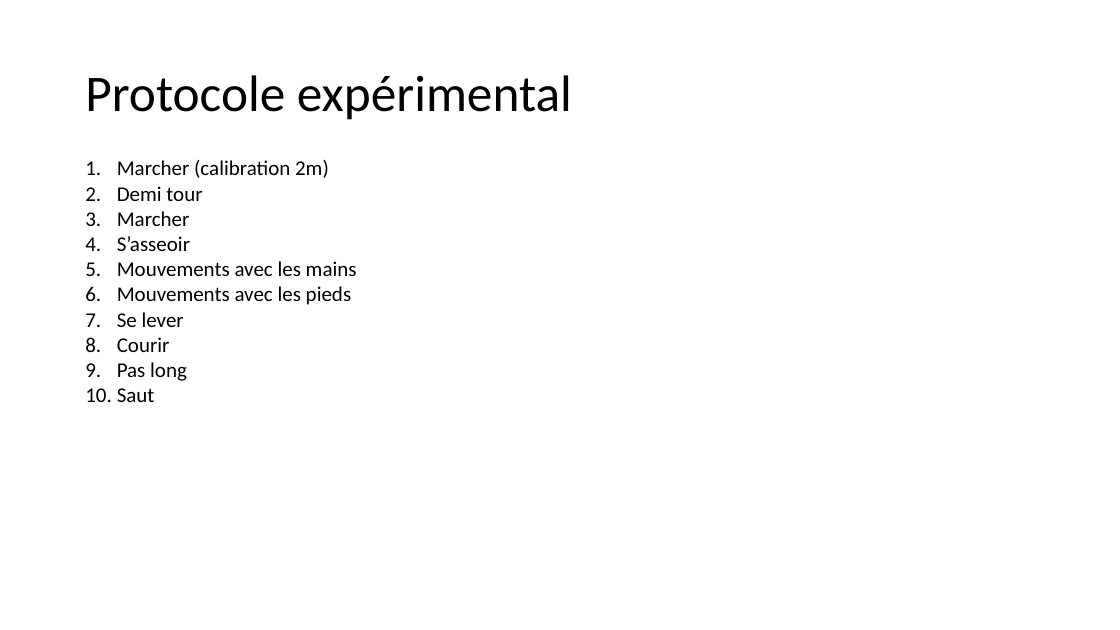
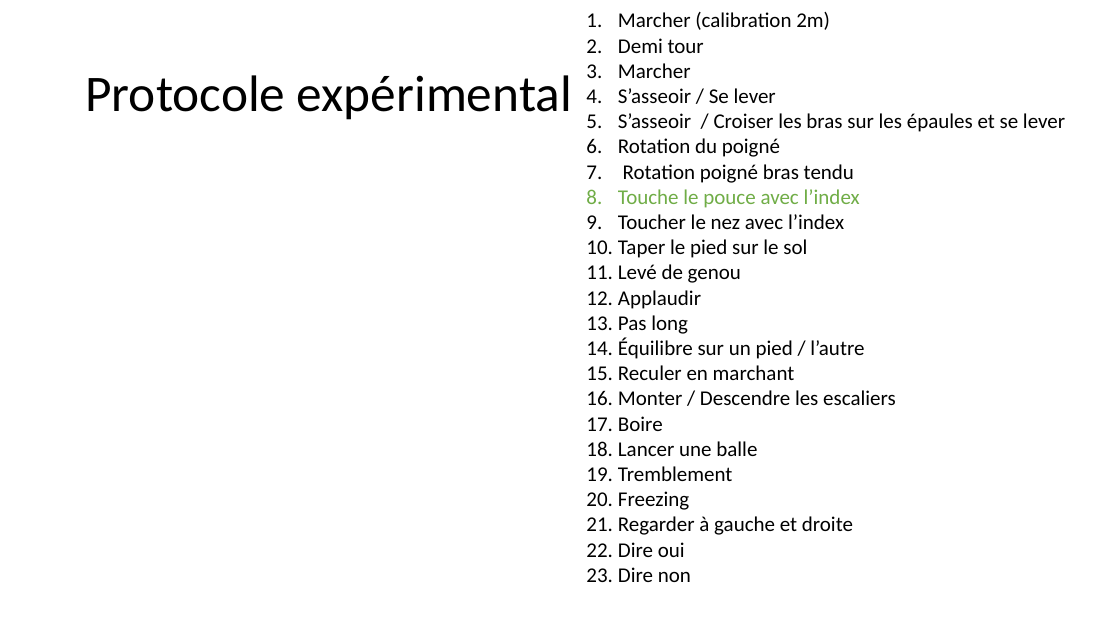
Before and after one commit to Gwyrm/emoove, a slide deck: slide 6 of presentation/suivi/20201118.pptx. Drawn at 1120x630 pixels with LibreOffice and Linux fonts; fonts in the diff are those of the drawing. Boxes give left, top, right and bottom in pixels: in the first picture for what was removed or moved away, otherwise in the second. Text is boxed around its words. In the diff, an @@ line names an element or a change of style, - is before the commit and + after.

```diff
--- a/presentation/suivi/20201118.pptx
+++ b/presentation/suivi/20201118.pptx
@@ text "Marcher (calibration 2m)" moved from (x1=117, y1=160, x2=357, y2=402) to (x1=618, y1=12, x2=1065, y2=582) @@
@@ text at (x1=618, y1=88, x2=1065, y2=309): text changed @@
-4. S’asseoir
-5. Mouvements avec les mains
-6. Mouvements avec les pieds
-7. Se lever
-8. Courir
+4. S’asseoir / Se lever
+5. S’asseoir / Croiser les bras sur les épaules et se lever
+6. Rotation du poigné
+7. Rotation poigné bras tendu
+8. Touche le pouce avec l’index
+9. Toucher le nez avec l’index
+10. Taper le pied sur le sol
+11. Levé de genou
+12. Applaudir
@@ text at (x1=618, y1=337, x2=896, y2=582): text changed @@
-10. Saut
+14. Équilibre sur un pied / l’autre
+15. Reculer en marchant
+16. Monter / Descendre les escaliers
+17. Boire
+18. Lancer une balle
+19. Tremblement
+20. Freezing
+21. Regarder à gauche et droite
+22. Dire oui
+23. Dire non
```
Also in this commit, not shown: 1 slide added, 27 other files.
